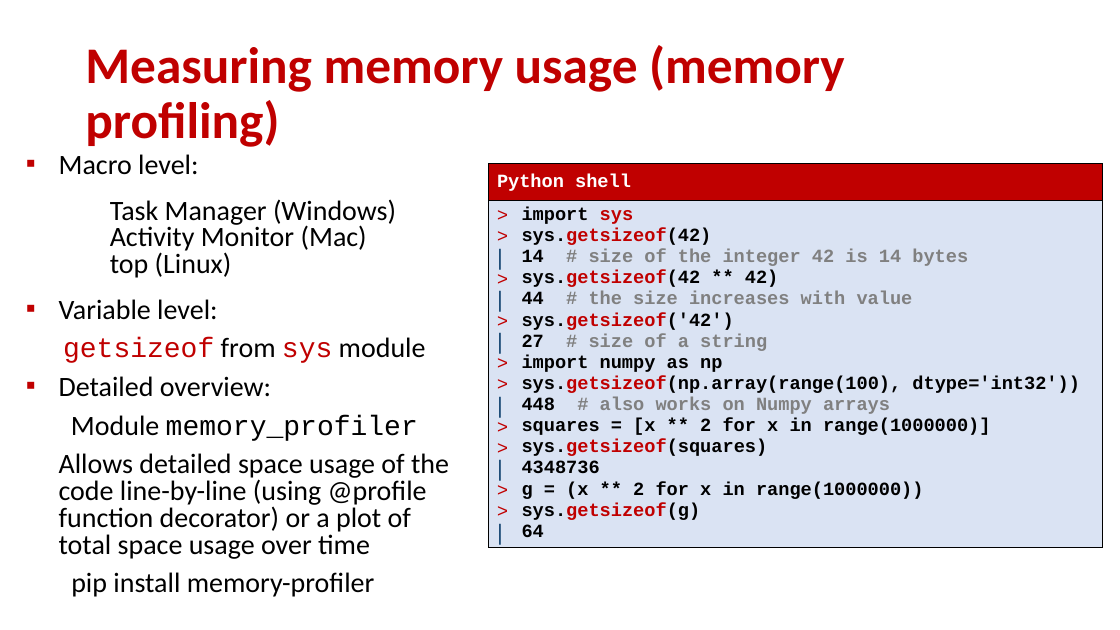
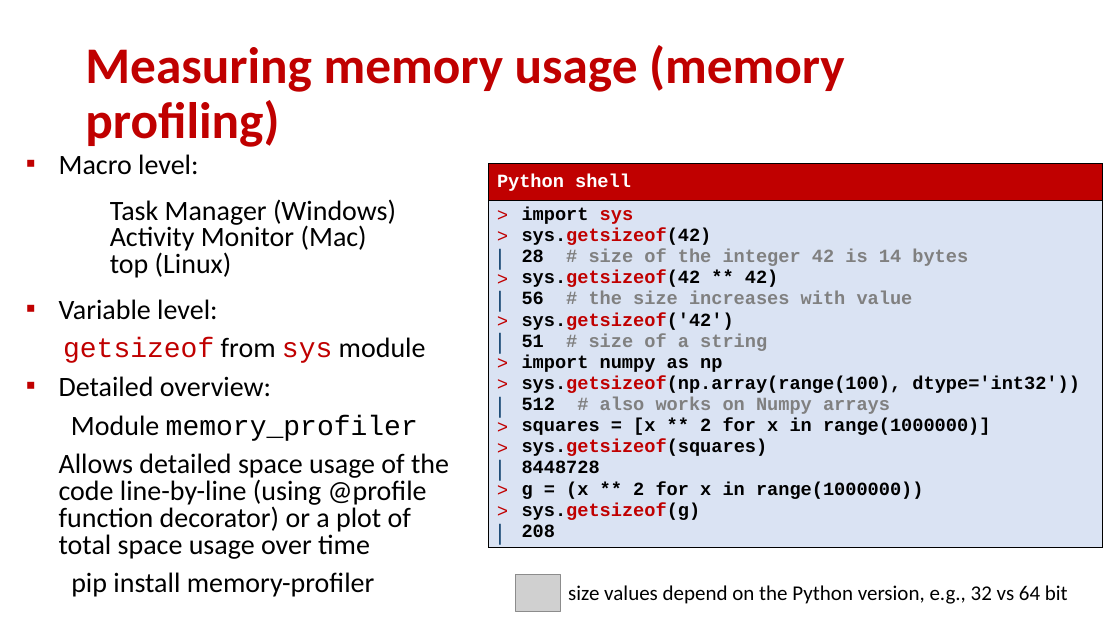
Before and after one commit to gsbrodal/gsbrodal.github.io, a slide deck: slide 29 of ipsa/slides/generator.pptx (slide 28 before the commit). Drawn at 1120x630 pixels with LibreOffice and Linux fonts; fonts in the diff are those of the drawing; grey boxes stand for pictures. Boxes give left, top, right and bottom in pixels: in the first picture for what was removed or moved away, otherwise in the second. Text is boxed around its words. In the diff, an @@ line names an element or a change of style, - is before the commit and + after.

```diff
--- a/ipsa/slides/generator.pptx
+++ b/ipsa/slides/generator.pptx
@@ table at (x1=489, y1=164, x2=1103, y2=568) @@
-row 2, column 1: import sys / sys.getsizeof(42) / 14 # size of the integer 42 is 14 bytes / sys.getsizeof(42 ** 42) / 44 # the size increases with value / sys.getsizeof('42') / 27 # size of a string / import numpy as np / sys.getsizeof(np.array(range(100), dtype='int32')) / 448 # also works on Numpy arrays / squares = [x ** 2 for x in range(1000000)] / sys.getsizeof(squares) / 4348736 / g = (x ** 2 for x in range(1000000)) / sys.getsizeof(g) / 64
+row 2, column 1: import sys / sys.getsizeof(42) / 28 # size of the integer 42 is 14 bytes / sys.getsizeof(42 ** 42) / 56 # the size increases with value / sys.getsizeof('42') / 51 # size of a string / import numpy as np / sys.getsizeof(np.array(range(100), dtype='int32')) / 512 # also works on Numpy arrays / squares = [x ** 2 for x in range(1000000)] / sys.getsizeof(squares) / 8448728 / g = (x ** 2 for x in range(1000000)) / sys.getsizeof(g) / 208
@@ picture added at (x1=515, y1=574, x2=560, y2=611) @@
@@ text added at (x1=568, y1=585, x2=1068, y2=604), 18 pt, text #000000 @@
+size values depend on the Python version, e.g., 32 vs 64 bit
```
Also in this commit, not shown: 9 other slides changed, 1 slide added, 7 other files.
